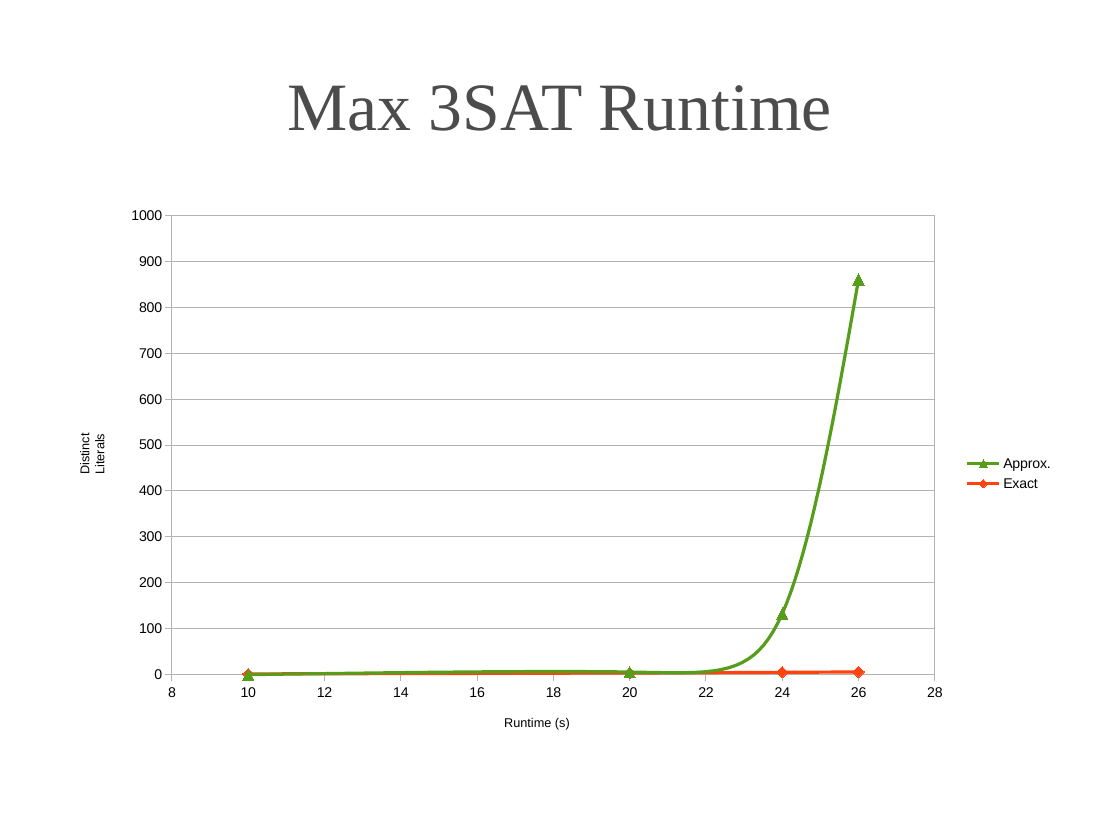
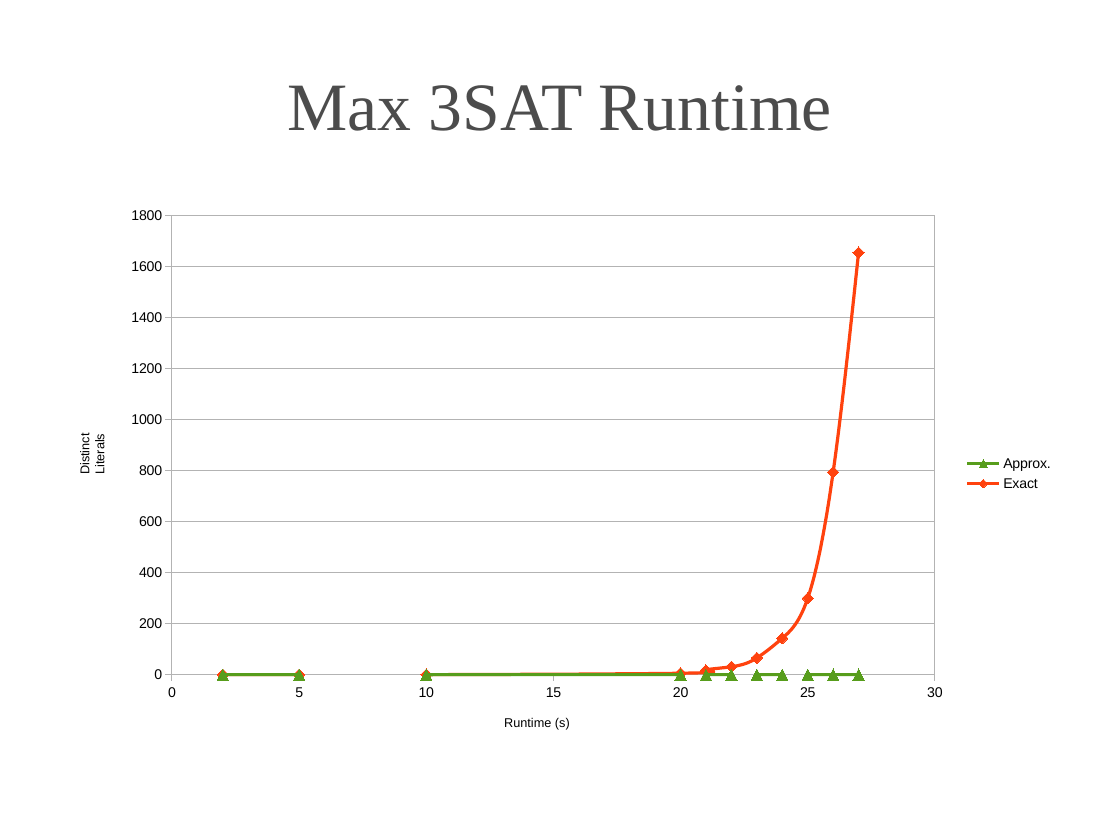
Before and after one commit to neuma2ag/np, a slide deck: slide 13 of np.odp (slide 10 before the commit). Drawn at 1120x840 pixels with LibreOffice and Linux fonts; fonts in the diff are those of the drawing; background and template pictures are left out. Boxes give left, top, right and bottom in pixels: in the first picture for what was removed or moved away, otherwise in the second. Text is boxed around its words. In the diff, an @@ line names an element or a change of style, - is before the commit and + after.

```diff
--- a/np.odp
+++ b/np.odp
@@ scatter smooth chart at (56, 196, 1064, 751) @@
-Approx.: (10, 0), (20, 10), (24, 130), (26, 860)
+Approx.: (2, 0), (5, 0), (10, 0), (20, 0), (21, 0), (22, 0), (23, 0), (24, 0), (25, 0), (26, 0), (27, 0)
-Exact: (10, 0), (20, 0), (24, 10), (26, 10)
+Exact: (2, 0), (5, 0), (10, 0), (20, 10), (21, 20), (22, 30), (23, 70), (24, 140), (25, 300), (26, 790), (27, 1650)
```
Also in this commit, not shown: 7 other slides changed, 4 slides added, 1 slide removed, 10 other files.
